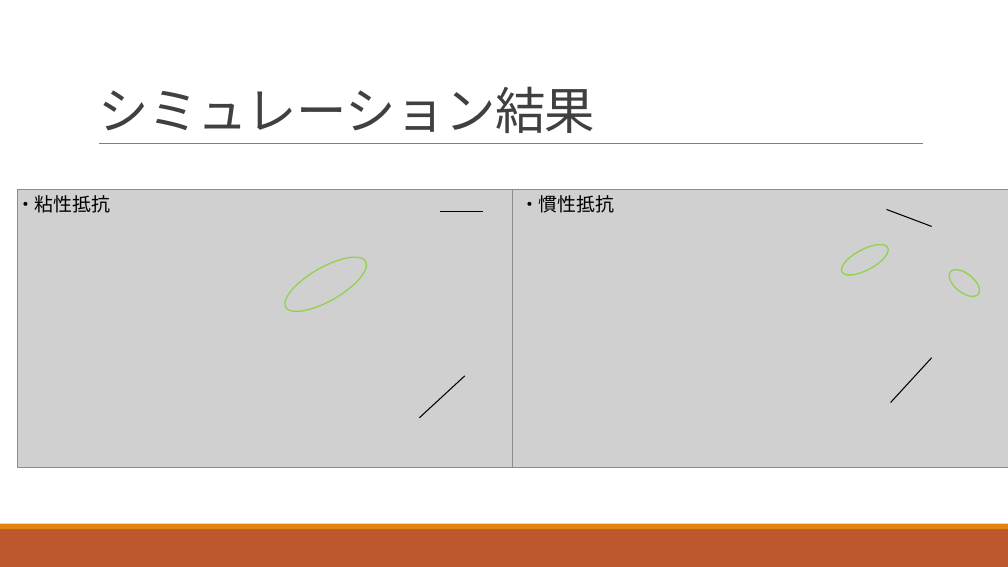
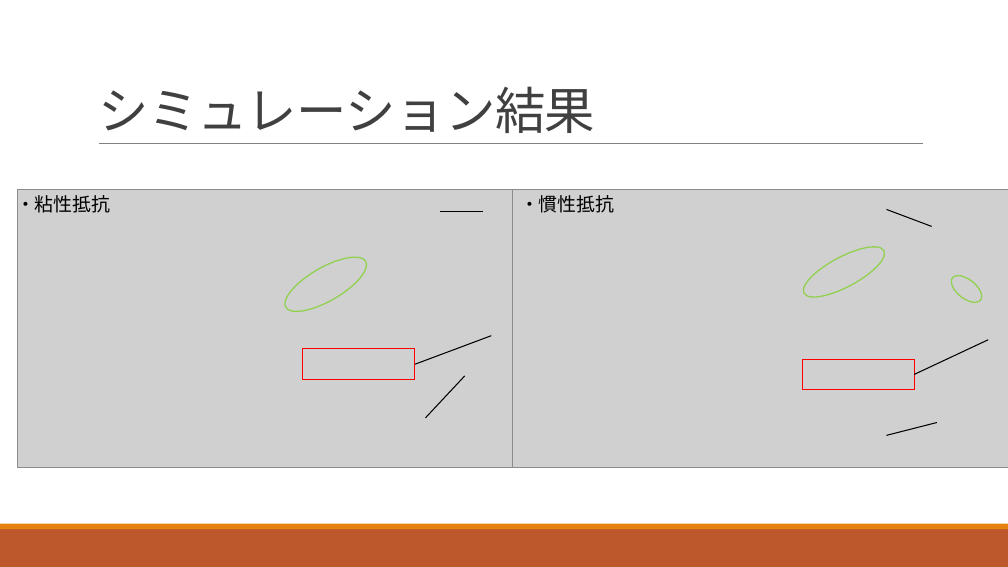
Before and after one commit to morishitamakoto0330/ShuttlecockSimulation, a slide deck: slide 7 of presentation/center_report.pptx. Drawn at 1008x567 pixels with LibreOffice and Linux fonts; fonts in the diff are those of the drawing; grey boxes stand for pictures. Boxes give left, top, right and bottom in pixels: in the first picture for what was removed or moved away, otherwise in the second. Text is boxed around its words. In the diff, an @@ line names an element or a change of style, - is before the commit and + after.

```diff
--- a/presentation/center_report.pptx
+++ b/presentation/center_report.pptx
@@ ellipse: place and size @@
-ellipse at (837,238,893,281)
+ellipse at (797,238,891,307)
@@ ellipse: place and size @@
-ellipse at (945,265,984,302)
+ellipse at (947,271,987,308)
@@ picture added at (303,349,415,380) @@
@@ line added from (415, 364) to (492, 336), #000000 1 pt @@
@@ picture added at (802,359,914,389) @@
@@ line added from (914, 374) to (988, 340), #000000 1 pt @@
@@ line moved from (420, 418) - (465, 376) to (426, 418) - (465, 376) @@
@@ picture: place and size @@
-picture at (374,418,465,448)
+picture at (374,418,477,448)
@@ picture removed at (835,402,947,433) @@
@@ picture added at (796,420,887,451) @@
@@ line moved from (891, 402) - (932, 358) to (887, 436) - (937, 423) @@
```
Also in this commit, not shown: 6 other slides changed.
